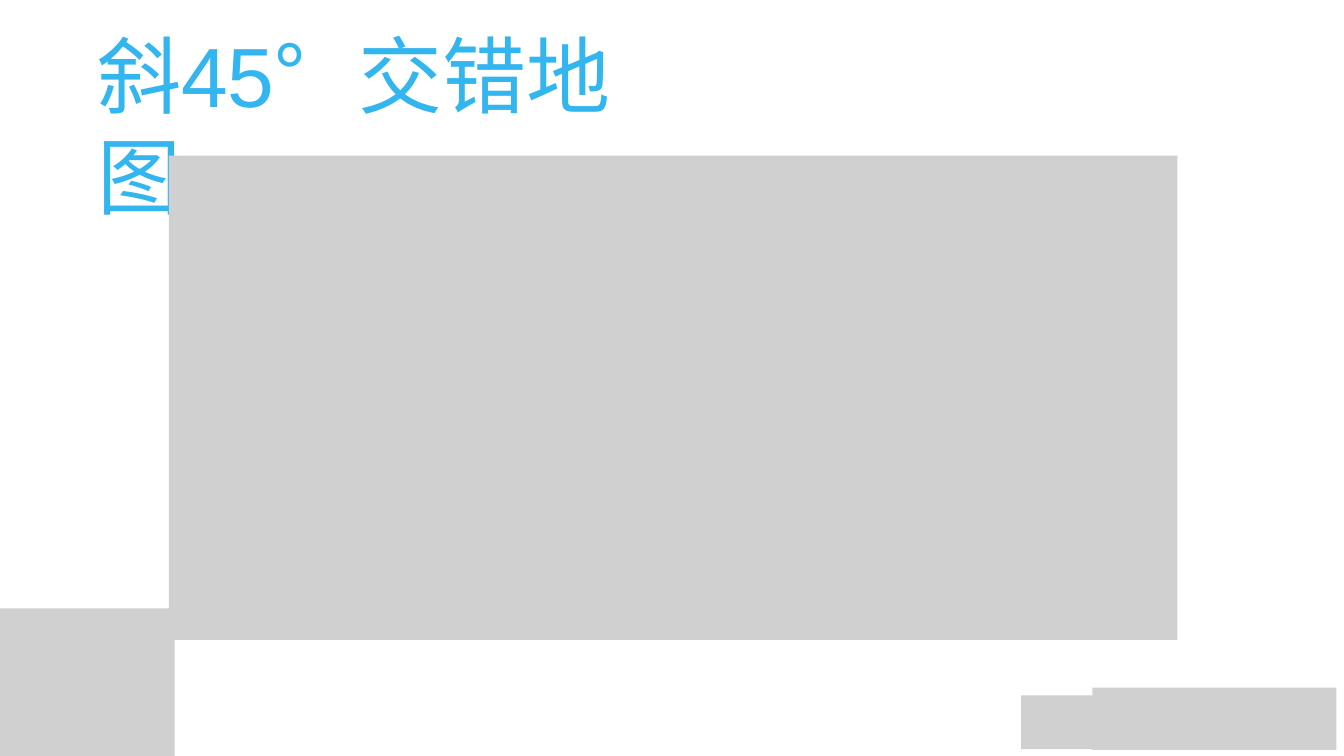
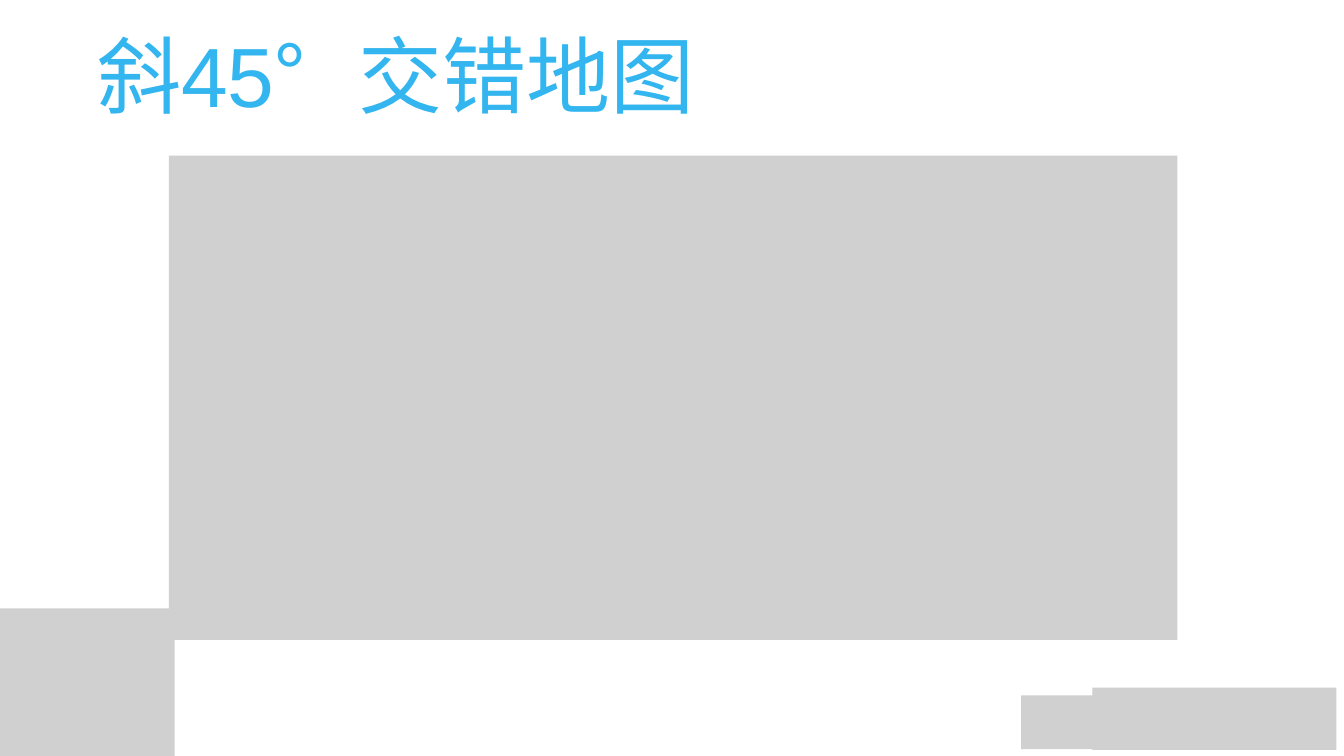
Before and after one commit to gfzheng/MOSAD, a slide deck: slide 38 of Keynotes/week12_tile_map.pptx. Drawn at 1344x756 pixels with LibreOffice and Linux fonts; fonts in the diff are those of the drawing; grey boxes stand for pictures; background and template pictures are left out. Boxes give left, top, right and bottom in pixels: in the first picture for what was removed or moved away, otherwise in the second. Text is boxed around its words. In the diff, an @@ line names an element or a change of style, - is before the commit and + after.

```diff
--- a/Keynotes/week12_tile_map.pptx
+++ b/Keynotes/week12_tile_map.pptx
@@ title "斜45°交错地图" rewrapped from (x1=97, y1=36, x2=611, y2=229) to (x1=97, y1=36, x2=695, y2=114) @@
```
Also in this commit, not shown: 6 other slides changed.
